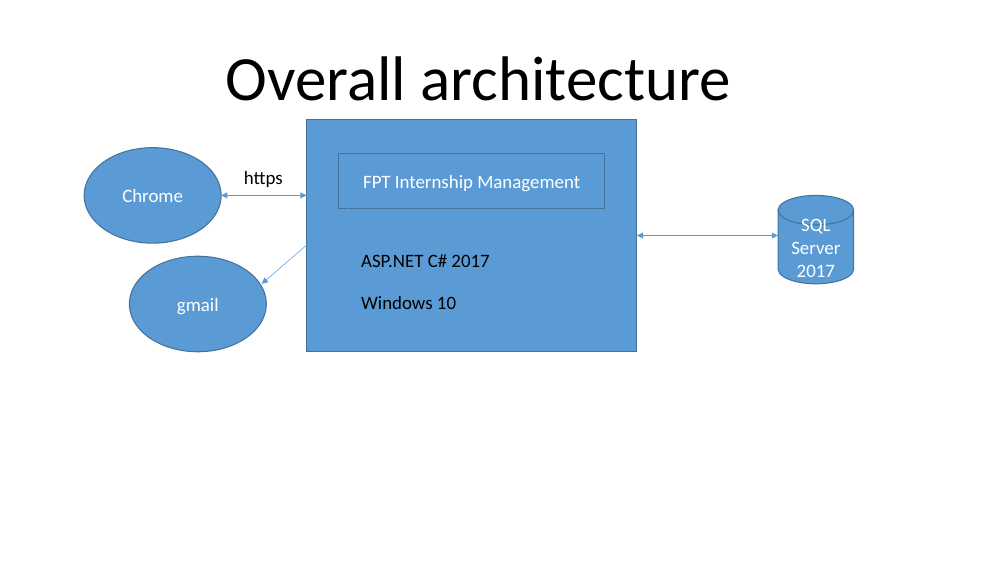
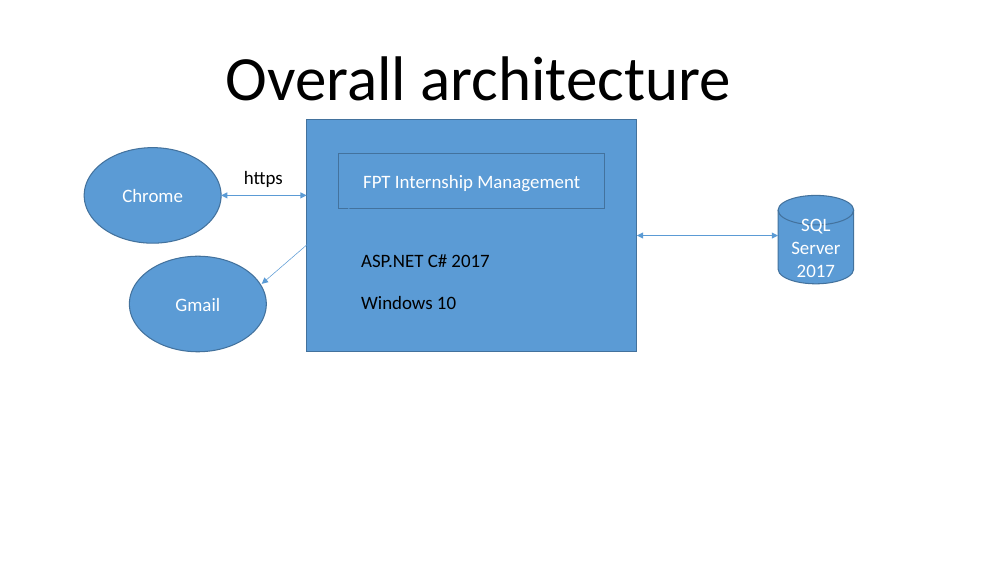
Before and after one commit to trungkien-web/CapstoneProject, a slide deck: slide 1 of Doc/Overall architecture.pptx. Drawn at 1008x567 pixels with LibreOffice and Linux fonts; fonts in the diff are those of the drawing. Boxes give left, top, right and bottom in pixels: in the first picture for what was removed or moved away, otherwise in the second. Text is boxed around its words. In the diff, an @@ line names an element or a change of style, - is before the commit and + after.

```diff
--- a/Doc/Overall architecture.pptx
+++ b/Doc/Overall architecture.pptx
@@ text in ellipse at box(175, 298, 220, 311): text changed @@
-gmail
+Gmail
```
Also in this commit, not shown: 1 other file.
